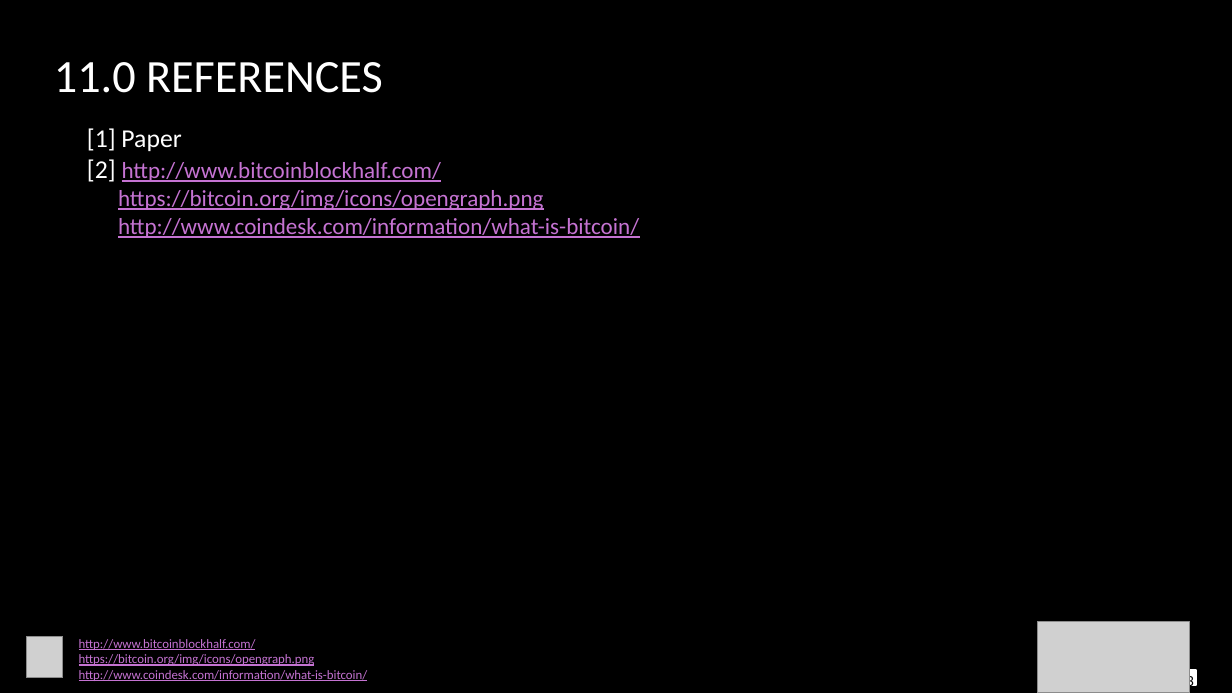
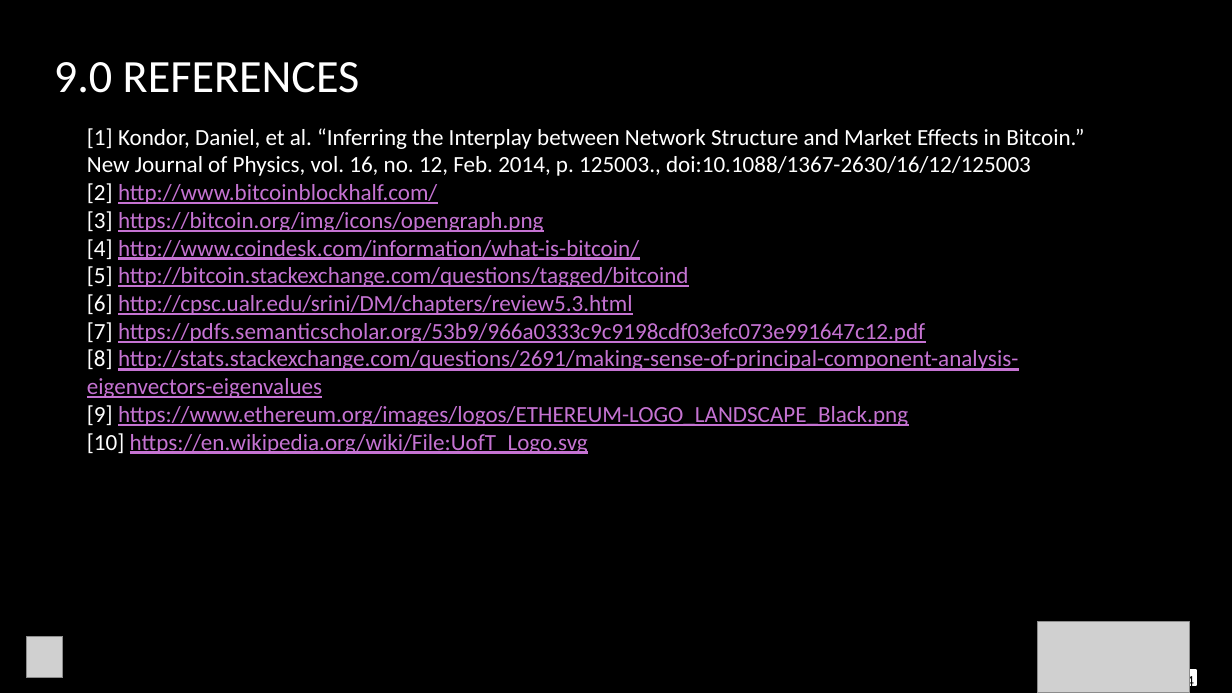
Before and after one commit to sanjifr3/data-analytics, a slide deck: slide 14 of project/ethereum/presentation/Paper Presentation.pptx (slide 23 before the commit). Drawn at 1232x693 pixels with LibreOffice and Linux fonts; fonts in the diff are those of the drawing; grey boxes stand for pictures; background and template pictures are left out. Boxes give left, top, right and bottom in pixels: in the first picture for what was removed or moved away, otherwise in the second. Text is boxed around its words. In the diff, an @@ line names an element or a change of style, - is before the commit and + after.

Commit message:
Updated presentation files

```diff
--- a/project/ethereum/presentation/Paper Presentation.pptx
+++ b/project/ethereum/presentation/Paper Presentation.pptx
@@ title at (x1=54, y1=62, x2=360, y2=93): text changed @@
-11.0 REFERENCES
+9.0 REFERENCES
@@ text at (x1=87, y1=128, x2=1084, y2=176): text changed; size 20 to 18 pt @@
-[1] Paper
+[1] Kondor, Daniel, et al. “Inferring the Interplay between Network Structure and Market Effects in Bitcoin.” New Journal of Physics, vol. 16, no. 12, Feb. 2014, p. 125003., doi:10.1088/1367-2630/16/12/125003
@@ text at (x1=87, y1=183, x2=689, y2=287): size 20 to 18 pt in "[2]"; text colour #000000 to #FFFFFF in "[3]", "[4]", "[5]"; text colour #000000 to #C573D2, underline on in "http://bitcoin.stackexchange.com/questions/tagged/bitcoind" @@
@@ text at (x1=87, y1=294, x2=1018, y2=454): paragraphs added @@
+[6] http://cpsc.ualr.edu/srini/DM/chapters/review5.3.html
+[7] https://pdfs.semanticscholar.org/53b9/966a0333c9c9198cdf03efc073e991647c12.pdf
+[8] http://stats.stackexchange.com/questions/2691/making-sense-of-principal-component-analysis-eigenvectors-eigenvalues
+[9] https://www.ethereum.org/images/logos/ETHEREUM-LOGO_LANDSCAPE_Black.png
+[10] https://en.wikipedia.org/wiki/File:UofT_Logo.svg
@@ text removed at (x1=79, y1=639, x2=368, y2=681) @@
-http://www.bitcoinblockhalf.com/
-https://bitcoin.org/img/icons/opengraph.png
-http://www.coindesk.com/information/what-is-bitcoin/
```
Also in this commit, not shown: 8 other slides changed, 1 slide added, 11 slides removed, 3 other files.
